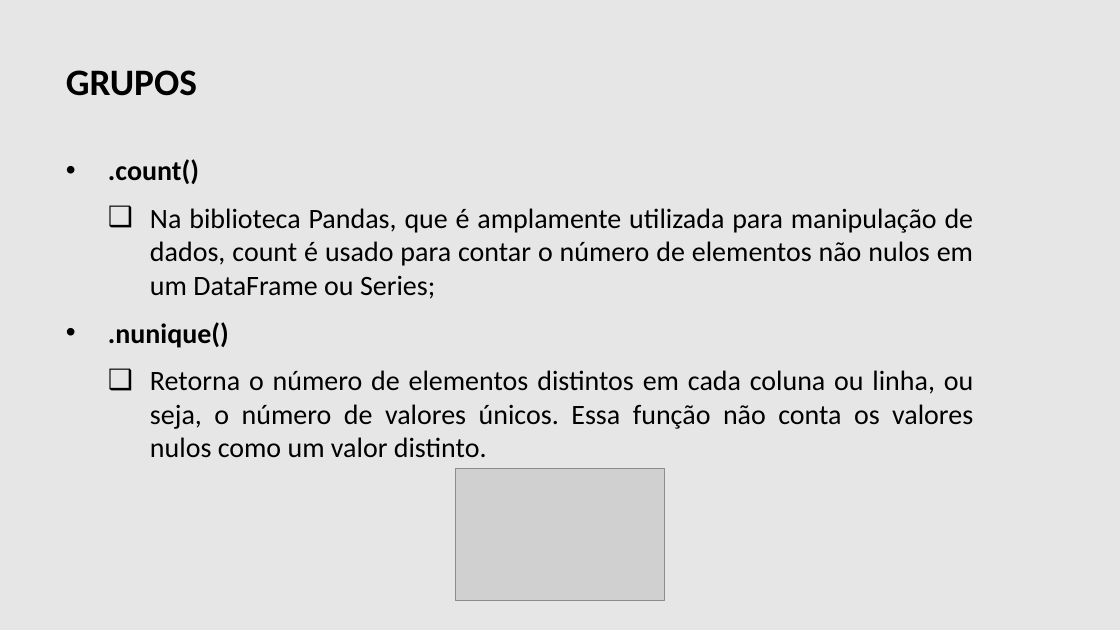
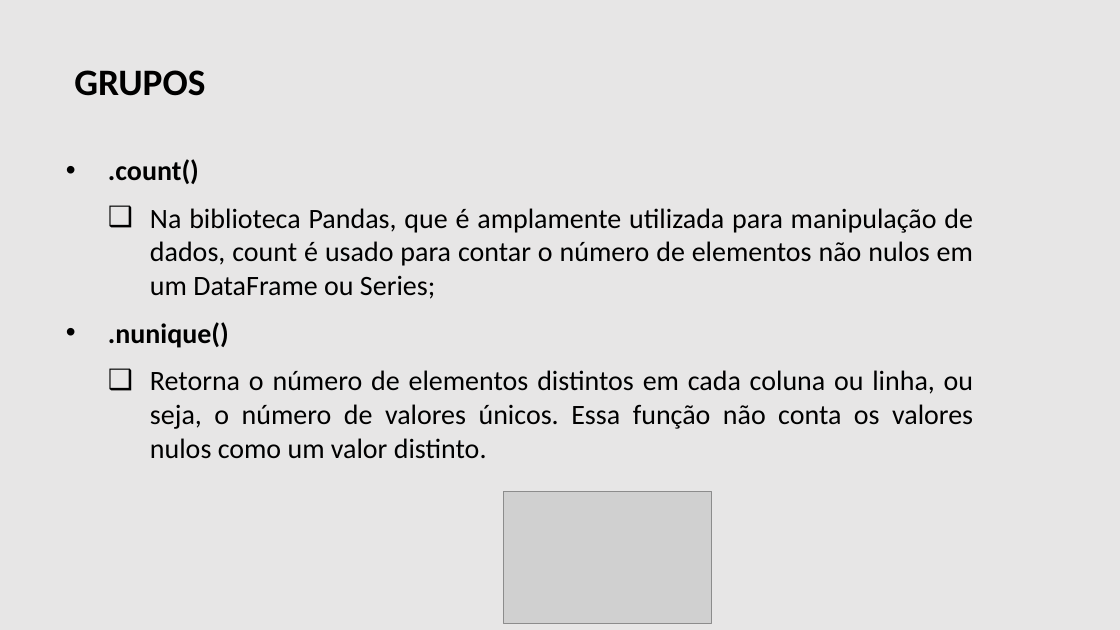
Before and after one commit to danielscarvalho/FIAP-Python-Data-Science-Statistics, a slide deck: slide 39 of T2 - Análise Exploratória e Estatística Descritiva.pptx. Drawn at 1120x630 pixels with LibreOffice and Linux fonts; fonts in the diff are those of the drawing; grey boxes stand for pictures; background and template pictures are left out. Boxes give left, top, right and bottom in pixels: in the first picture for what was removed or moved away, otherwise in the second. Text is boxed around its words. In the diff, an @@ line names an element or a change of style, - is before the commit and + after.

```diff
--- a/T2 - Análise Exploratória e Estatística Descritiva.pptx
+++ b/T2 - Análise Exploratória e Estatística Descritiva.pptx
@@ text "GRUPOS": place and size @@
-text "GRUPOS" at (66,70,197,96)
+text "GRUPOS" at (74,70,205,96)
@@ picture: place and size @@
-picture at (456,468,665,600)
+picture at (503,492,712,623)
```
Also in this commit, not shown: 46 other slides changed, 1 other file.
